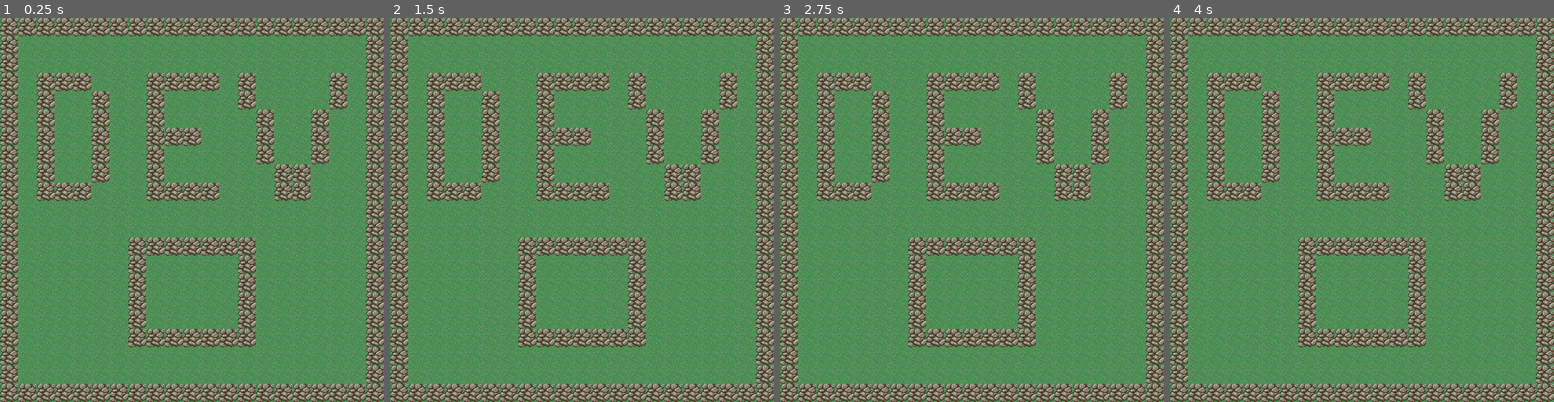
Above: before the commit, frames 1-4 (left to right).
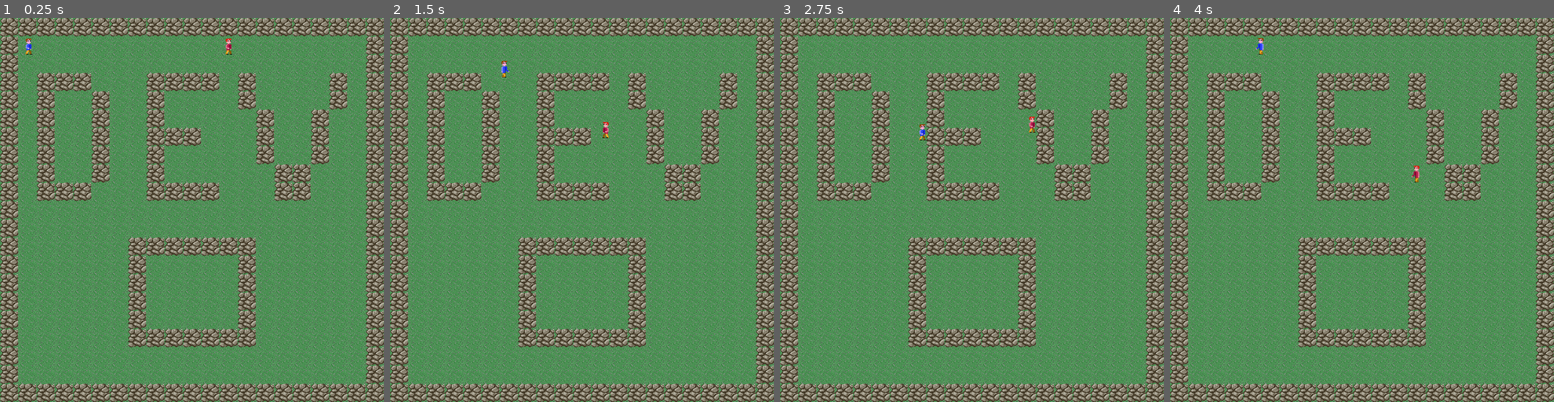
Above: after the commit, the same moments.

Repository: Raphi-Sch/Zombie_GD
Game: Godot game, scene res://scenes/Main.tscn
The game is run twice, just before and just after one commit, with the same random seed, the same clock (stepped at 60 frames per second) and the same inputs.
Inputs:
- Up to frame 1 (0.25 s): no input
- Up to frame 2 (1.5 s): tap Enter at 0.5 s; hold D (p1_right) 0.53-1.28 s; hold Down (p2_down, bound only after the commit) 0.53-1.28 s; tap Left (p2_left, bound only after the commit) at 0.8, 1.35 s; hold S (p1_down) from 1.28 s (still down)
- Up to frame 3 (2.75 s): tap Right (p2_right, bound only after the commit) at 1.55 s; release S (p1_down) at 2.03 s; hold D (p1_right) from 2.03 s (still down); hold Right (p2_right, bound only after the commit) from 2.03 s (still down); tap Up (p2_up, bound only after the commit) at 2.3 s
- Up to frame 4 (4 s): release D (p1_right) at 2.78 s; release Right (p2_right, bound only after the commit) at 2.78 s; hold Z (p1_up) 2.78-3.53 s; tap Up (p2_up, bound only after the commit) at 2.85 s; tap Down (p2_down, bound only after the commit) at 3.05 s; hold Q (p1_left) from 3.53 s (still down); hold Down (p2_down, bound only after the commit) from 3.53 s (still down); tap Left (p2_left, bound only after the commit) at 3.8 s

The runs differ from the first frame. In frame 1, 0.1% of the frame differs, in the area x 6-61%, y 5-10%; in frame 2, 0.1%; in frame 3, 0.1%; in frame 4, 0.1%, in the area x 22-66%, y 5-43%.

Commit message:
Add second player

Diff:
--- a/project.godot
+++ b/project.godot
@@ -42,6 +42,26 @@
 "events": [ Object(InputEventKey,"resource_local_to_scene":false,"resource_name":"","device":0,"alt":false,"shift":false,"control":false,"meta":false,"command":false,"pressed":false,"scancode":81,"physical_scancode":0,"unicode":0,"echo":false,"script":null)
  ]
 }
+p2_up={
+"deadzone": 0.5,
+"events": [ Object(InputEventKey,"resource_local_to_scene":false,"resource_name":"","device":0,"alt":false,"shift":false,"control":false,"meta":false,"command":false,"pressed":false,"scancode":16777232,"physical_scancode":0,"unicode":0,"echo":false,"script":null)
+ ]
+}
+p2_down={
+"deadzone": 0.5,
+"events": [ Object(InputEventKey,"resource_local_to_scene":false,"resource_name":"","device":0,"alt":false,"shift":false,"control":false,"meta":false,"command":false,"pressed":false,"scancode":16777234,"physical_scancode":0,"unicode":0,"echo":false,"script":null)
+ ]
+}
+p2_right={
+"deadzone": 0.5,
+"events": [ Object(InputEventKey,"resource_local_to_scene":false,"resource_name":"","device":0,"alt":false,"shift":false,"control":false,"meta":false,"command":false,"pressed":false,"scancode":16777233,"physical_scancode":0,"unicode":0,"echo":false,"script":null)
+ ]
+}
+p2_left={
+"deadzone": 0.5,
+"events": [ Object(InputEventKey,"resource_local_to_scene":false,"resource_name":"","device":0,"alt":false,"shift":false,"control":false,"meta":false,"command":false,"pressed":false,"scancode":16777231,"physical_scancode":0,"unicode":0,"echo":false,"script":null)
+ ]
+}
 
 [physics]
 
--- a/scenes/Level_0.tscn
+++ b/scenes/Level_0.tscn
@@ -4,7 +4,7 @@
 [ext_resource path="res://assets/texture/floor.png" type="Texture" id=2]
 
 [sub_resource type="ConvexPolygonShape2D" id=2]
-points = PoolVector2Array( 0, 0, 32, 0, 32, 32, 0, 32 )
+points = PoolVector2Array( 32, 32, 0, 32, 0, 0, 32, 0 )
 
 [sub_resource type="TileSet" id=1]
 0/name = "wall.png 0"
@@ -18,11 +18,11 @@
 0/shape_offset = Vector2( 0, 0 )
 0/shape_transform = Transform2D( 1, 0, 0, 1, 0, 0 )
 0/shape = SubResource( 2 )
-0/shape_one_way = true
+0/shape_one_way = false
 0/shape_one_way_margin = 1.0
 0/shapes = [ {
 "autotile_coord": Vector2( 0, 0 ),
-"one_way": true,
+"one_way": false,
 "one_way_margin": 1.0,
 "shape": SubResource( 2 ),
 "shape_transform": Transform2D( 1, 0, 0, 1, 0, 0 )
@@ -48,5 +48,6 @@
 [node name="TileMap" type="TileMap" parent="."]
 tile_set = SubResource( 1 )
 cell_size = Vector2( 32, 32 )
+show_collision = true
 format = 1
 tile_data = PoolIntArray( 0, 0, 0, 1, 0, 0, 2, 0, 0, 3, 0, 0, 4, 0, 0, 5, 0, 0, 6, 0, 0, 7, 0, 0, 8, 0, 0, 9, 0, 0, 10, …(6071 unchanged characters)…
--- a/scenes/Main.tscn
+++ b/scenes/Main.tscn
@@ -1,7 +1,16 @@
-[gd_scene load_steps=2 format=2]
+[gd_scene load_steps=3 format=2]
 
 [ext_resource path="res://scenes/Level_0.tscn" type="PackedScene" id=1]
+[ext_resource path="res://scenes/Player.tscn" type="PackedScene" id=2]
 
 [node name="Main" type="Node"]
 
 [node name="Level_0" parent="." instance=ExtResource( 1 )]
+
+[node name="Player_1" parent="." instance=ExtResource( 2 )]
+position = Vector2( 50, 50 )
+player = 1
+
+[node name="Player_2" parent="." instance=ExtResource( 2 )]
+position = Vector2( 400, 50 )
+player = 2
--- a/scenes/Player.tscn
+++ b/scenes/Player.tscn
@@ -19,10 +19,10 @@
 "speed": 4.0
 } ]
 
-[sub_resource type="RectangleShape2D" id=1]
-extents = Vector2( 7, 15 )
+[sub_resource type="RectangleShape2D" id=3]
+extents = Vector2( 7, 14 )
 
-[node name="Player" type="Area2D"]
+[node name="Player" type="KinematicBody2D"]
 script = ExtResource( 3 )
 __meta__ = {
 "_edit_group_": true,
@@ -35,4 +35,4 @@
 animation = "walk_1"
 
 [node name="CollisionShape2D" type="CollisionShape2D" parent="."]
-shape = SubResource( 1 )
+shape = SubResource( 3 )
--- a/script/Player.gd
+++ b/script/Player.gd
@@ -1,18 +1,21 @@
-extends Area2D
+extends KinematicBody2D
 
 export var speed = 200
+export (int) var player
 
 var screen_size
-var player = 1
-
 
 # Called when the node enters the scene tree for the first time.
 func _ready():
 	screen_size = get_viewport_rect().size
+	if player == 1:
+		$AnimatedSprite.animation = "walk_1"
+	else:
+		$AnimatedSprite.animation = "walk_2"
 
 
 # Called every frame. 'delta' is the elapsed time since the previous frame.
-func _process(delta):
+func _process(_delta):
 	var velocity = Vector2.ZERO
 
 	# The instance is player 1
@@ -25,17 +28,27 @@
 			velocity.y += 1
 		if Input.is_action_pressed("p1_up"):
 			velocity.y -= 1
+	# The instance is player 2
+	else:
+		if Input.is_action_pressed("p2_right"):
+			velocity.x += 1
+		if Input.is_action_pressed("p2_left"):
+			velocity.x -= 1
+		if Input.is_action_pressed("p2_down"):
+			velocity.y += 1
+		if Input.is_action_pressed("p2_up"):
+			velocity.y -= 1
 
-
+	# Mouvement
 	if velocity.length() > 0:
 		velocity = velocity.normalized() * speed
 		$AnimatedSprite.play()
 	else:
 		$AnimatedSprite.stop()
 
-	position += velocity * delta
-	position.x = clamp(position.x, 0, screen_size.x)
-	position.y = clamp(position.y, 0, screen_size.y)
+	move_and_slide(velocity, Vector2(0, -1))
+
+	# Animation
 	$AnimatedSprite.flip_v = false
 	if velocity.x != 0:
 		$AnimatedSprite.flip_h = velocity.x < 0
